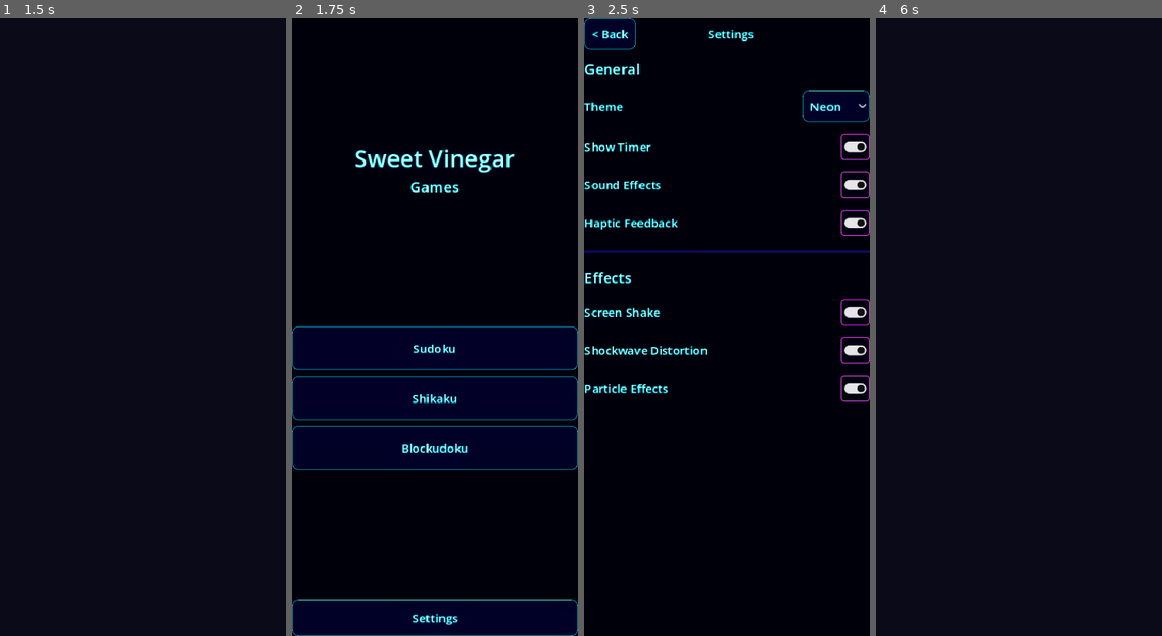
Above: before the commit, frames 1-4 (left to right).
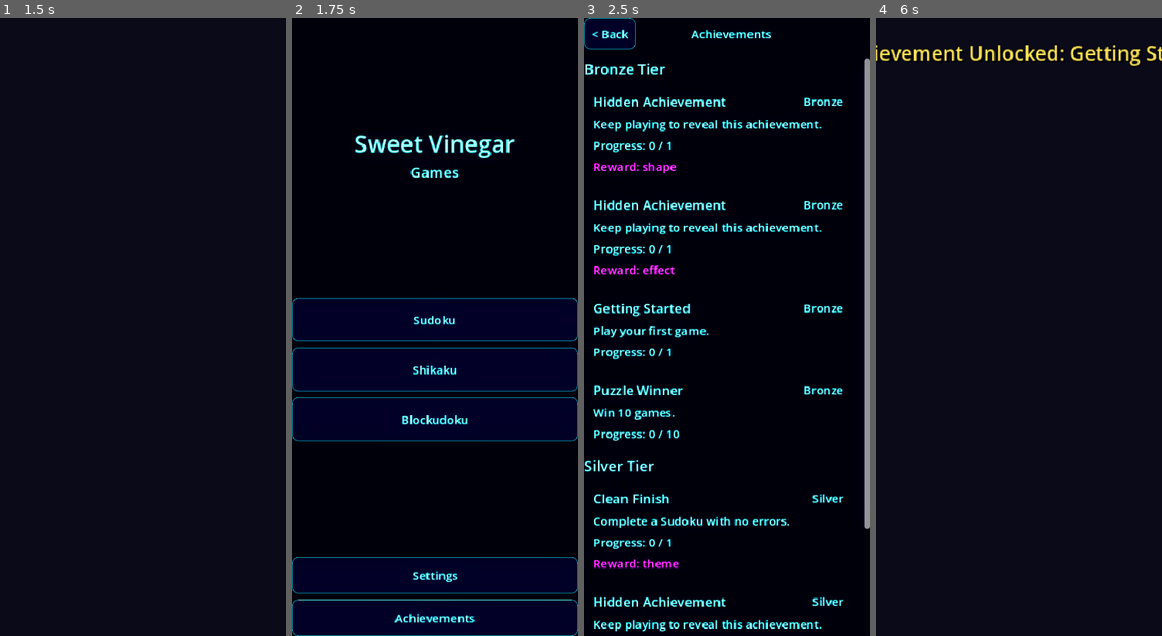
Above: after the commit, the same moments.

Repository: mchambers-mojang/sweet-vinegar-games
Game: Godot game, scene res://scenes/game.tscn
Same seed, same stepped clock (60 frames per second), same inputs: the game is played once before the commit and once after it. This scene is started directly instead of the project's main scene.
Inputs (mouse positions are in pixels of both pictures, inside the frame that each line leads up to):
- Up to frame 1 (1.5 s): click "< Back" at 0.5 s; click "< Back" at 1.25 s
- Up to frame 2 (1.75 s): no input
- Up to frame 3 (2.5 s): click (727, 617) at 2 s, where only the run after the commit has a clickable "Achievements"
- Up to frame 4 (6 s): click "< Back" at 2.75 s; click "Sudoku" at 3.5 s; click "New Game" at 4.25 s; click "New Game" at 5 s; click "Continue" at 5.75 s

Frame 1 is identical in both runs. In frame 2, 23% of the frame differs, in the area x 0-100%, y 18-99%; in frame 3, 13%; in frame 4, 1.2%.
Error in both runs: Out of bounds get index '0' (on base: 'Array[int]') (res://scripts/sudoku/sudoku_board.gd:90)

Commit message:
feat: add global achievement system with screen and event hooks

Diff:
--- a/project.godot
+++ b/project.godot
@@ -19,6 +19,7 @@
 
 SettingsManager="*res://scripts/autoload/settings_manager.gd"
 StatsManager="*res://scripts/autoload/stats_manager.gd"
+AchievementManager="*res://scripts/autoload/achievement_manager.gd"
 SaveManager="*res://scripts/autoload/save_manager.gd"
 ThemeManager="*res://scripts/autoload/theme_manager.gd"
 SoundManager="*res://scripts/autoload/sound_manager.gd"
--- /dev/null
+++ b/scenes/achievements.tscn
@@ -0,0 +1,58 @@
+[gd_scene load_steps=3 format=3]
+
+[ext_resource type="Script" path="res://scripts/achievements/achievements_screen.gd" id="1"]
+
+[sub_resource type="StyleBoxFlat" id="StyleBoxFlat_bg"]
+bg_color = Color(1, 1, 1, 1)
+
+[node name="AchievementsScreen" type="PanelContainer"]
+anchors_preset = 15
+anchor_right = 1.0
+anchor_bottom = 1.0
+grow_horizontal = 2
+grow_vertical = 2
+theme_override_styles/panel = SubResource("StyleBoxFlat_bg")
+script = ExtResource("1")
+
+[node name="MarginContainer" type="MarginContainer" parent="."]
+theme_override_constants/margin_left = 20
+theme_override_constants/margin_top = 40
+theme_override_constants/margin_right = 20
+theme_override_constants/margin_bottom = 20
+
+[node name="VBoxContainer" type="VBoxContainer" parent="MarginContainer"]
+layout_mode = 2
+theme_override_constants/separation = 12
+
+[node name="TopBar" type="HBoxContainer" parent="MarginContainer/VBoxContainer"]
+layout_mode = 2
+
+[node name="BackButton" type="Button" parent="MarginContainer/VBoxContainer/TopBar"]
+unique_name_in_owner = true
+layout_mode = 2
+text = "< Back"
+
+[node name="Title" type="Label" parent="MarginContainer/VBoxContainer/TopBar"]
+layout_mode = 2
+size_flags_horizontal = 3
+text = "Achievements"
+horizontal_alignment = 1
+
+[node name="Spacer" type="Control" parent="MarginContainer/VBoxContainer/TopBar"]
+layout_mode = 2
+custom_minimum_size = Vector2(60, 0)
+
+[node name="ScrollContainer" type="ScrollContainer" parent="MarginContainer/VBoxContainer"]
+layout_mode = 2
+size_flags_vertical = 3
+
+[node name="ScrollMargin" type="MarginContainer" parent="MarginContainer/VBoxContainer/ScrollContainer"]
+layout_mode = 2
+size_flags_horizontal = 3
+theme_override_constants/margin_right = 16
+
+[node name="AchievementsList" type="VBoxContainer" parent="MarginContainer/VBoxContainer/ScrollContainer/ScrollMargin"]
+unique_name_in_owner = true
+layout_mode = 2
+size_flags_horizontal = 3
+theme_override_constants/separation = 8
--- a/scenes/game_picker.tscn
+++ b/scenes/game_picker.tscn
@@ -79,3 +79,9 @@
 layout_mode = 2
 custom_minimum_size = Vector2(0, 50)
 text = "Settings"
+
+[node name="AchievementsButton" type="Button" parent="MarginContainer/VBoxContainer"]
+unique_name_in_owner = true
+layout_mode = 2
+custom_minimum_size = Vector2(0, 50)
+text = "Achievements"
--- /dev/null
+++ b/scripts/achievements/achievements_screen.gd
@@ -0,0 +1,107 @@
+extends Control
+
+@onready var back_button: Button = %BackButton
+@onready var achievements_list: VBoxContainer = %AchievementsList
+
+
+func _ready() -> void:
+    back_button.pressed.connect(func() -> void:
+        SceneTransition.transition_to("res://scenes/game_picker.tscn")
+    )
+    _build_ui()
+    _apply_theme()
+    ThemeManager.theme_changed.connect(func(_d: bool) -> void: _apply_theme())
+
+    var margin := get_node_or_null("MarginContainer") as MarginContainer
+    if margin:
+        SafeAreaManager.apply(margin)
+
+
+func _build_ui() -> void:
+    for child in achievements_list.get_children():
+        child.queue_free()
+
+    var all_achievements: Array[Dictionary] = AchievementManager.get_achievement_snapshot()
+    var last_tier := ""
+
+    for achievement in all_achievements:
+        var tier := str(achievement.get("tier", "Bronze"))
+        if tier != last_tier:
+            last_tier = tier
+            _add_tier_header(tier)
+
+        _add_achievement_row(achievement)
+
+
+func _add_tier_header(tier: String) -> void:
+    var header := Label.new()
+    header.text = "%s Tier" % tier
+    header.add_theme_font_size_override("font_size", 20)
+    header.add_theme_color_override("font_color", ThemeManager.get_color("text_given"))
+    achievements_list.add_child(header)
+
+
+func _add_achievement_row(achievement: Dictionary) -> void:
+    var is_visible := bool(achievement.get("is_visible", false))
+    var unlocked := bool(achievement.get("unlocked", false))
+    var title_text := str(achievement.get("title", "")) if is_visible else "Hidden Achievement"
+    var desc_text := str(achievement.get("description", "")) if is_visible else "Keep playing to reveal this achievement."
+    var current := int(achievement.get("current_value", 0))
+    var target := int(achievement.get("target_value", 1))
+
+    var panel := PanelContainer.new()
+    panel.custom_minimum_size = Vector2(0, 94)
+    achievements_list.add_child(panel)
+
+    var margin := MarginContainer.new()
+    margin.add_theme_constant_override("margin_left", 12)
+    margin.add_theme_constant_override("margin_top", 10)
+    margin.add_theme_constant_override("margin_right", 12)
+    margin.add_theme_constant_override("margin_bottom", 10)
+    panel.add_child(margin)
+
+    var content := VBoxContainer.new()
+    content.add_theme_constant_override("separation", 6)
+    margin.add_child(content)
+
+    var header_row := HBoxContainer.new()
+    content.add_child(header_row)
+
+    var title := Label.new()
+    title.text = title_text
+    title.size_flags_horizontal = Control.SIZE_EXPAND_FILL
+    title.add_theme_font_size_override("font_size", 18)
+    header_row.add_child(title)
+
+    var badge := Label.new()
+    badge.text = "Unlocked" if unlocked else str(achievement.get("tier", "Bronze"))
+    badge.horizontal_alignment = HORIZONTAL_ALIGNMENT_RIGHT
+    if unlocked:
+        badge.add_theme_color_override("font_color", Color(0.3, 0.9, 0.45))
+    header_row.add_child(badge)
+
+    var desc := Label.new()
+    desc.text = desc_text
+    desc.autowrap_mode = TextServer.AUTOWRAP_WORD_SMART
+    content.add_child(desc)
+
+    var progress := Label.new()
+    if unlocked:
+        progress.text = "Complete"
+    else:
+        progress.text = "Progress: %d / %d" % [current, target]
+    content.add_child(progress)
+
+    var reward_type := str(achievement.get("reward_type", ""))
+    var reward_id := str(achievement.get("reward_id", ""))
+    if reward_type != "":
+        var reward := Label.new()
+        reward.text = "Reward: %s%s" % [reward_type, (" (%s)" % reward_id) if reward_id != "" else ""]
+        reward.add_theme_color_override("font_color", ThemeManager.get_color("timer_text"))
+        content.add_child(reward)
+
+
+func _apply_theme() -> void:
+    var style := StyleBoxFlat.new()
+    style.bg_color = ThemeManager.get_color("background")
+    add_theme_stylebox_override("panel", style)
--- /dev/null
+++ b/scripts/autoload/achievement_manager.gd
@@ -0,0 +1,285 @@
+extends Node
+
+## Global achievement tracking with local persistence and event-driven updates.
+
+signal achievement_unlocked(achievement_id: String, definition: Dictionary)
+signal platform_unlock_requested(payload: Dictionary)
+
+const SAVE_PATH := "user://achievements.cfg"
+
+const TIER_ORDER := {"Bronze": 0, "Silver": 1, "Gold": 2}
+
+const ACHIEVEMENT_DEFINITIONS := {
+    "first_game": {
+        "id": "first_game",
+        "title": "Getting Started",
+        "description": "Play your first game.",
+        "tier": "Bronze",
+        "hidden": false,
+        "prerequisite_id": "",
+        "reward_type": "",
+        "reward_id": "",
+        "target_value": 1,
+    },
+    "win_10": {
+        "id": "win_10",
+        "title": "Puzzle Winner",
+        "description": "Win 10 games.",
+        "tier": "Bronze",
+        "hidden": false,
+        "prerequisite_id": "",
+        "reward_type": "",
+        "reward_id": "",
+        "target_value": 10,
+    },
+    "win_50": {
+        "id": "win_50",
+        "title": "Puzzle Veteran",
+        "description": "Win 50 games.",
+        "tier": "Silver",
+        "hidden": true,
+        "prerequisite_id": "win_10",
+        "reward_type": "",
+        "reward_id": "",
+        "target_value": 50,
+    },
+    "win_100": {
+        "id": "win_100",
+        "title": "Puzzle Legend",
+        "description": "Win 100 games.",
+        "tier": "Gold",
+        "hidden": true,
+        "prerequisite_id": "win_50",
+        "reward_type": "",
+        "reward_id": "",
+        "target_value": 100,
+    },
+    "blockudoku_clear_three": {
+        "id": "blockudoku_clear_three",
+        "title": "Triple Threat",
+        "description": "Clear 3 lines or boxes at once in Blockudoku.",
+        "tier": "Bronze",
+        "hidden": true,
+        "prerequisite_id": "",
+        "reward_type": "effect",
+        "reward_id": "",
+        "target_value": 1,
+    },
+    "sudoku_no_errors": {
+        "id": "sudoku_no_errors",
+        "title": "Clean Finish",
+        "description": "Complete a Sudoku with no errors.",
+        "tier": "Silver",
+        "hidden": false,
+        "prerequisite_id": "",
+        "reward_type": "theme",
+        "reward_id": "",
+        "target_value": 1,
+    },
+    "all_modes_session": {
+        "id": "all_modes_session",
+        "title": "Sampler Session",
+        "description": "Use all 3 game modes in one session.",
+        "tier": "Bronze",
+        "hidden": true,
+        "prerequisite_id": "",
+        "reward_type": "shape",
+        "reward_id": "",
+        "target_value": 1,
+    },
+}
+
+var _progress: Dictionary = {}
+var _session_modes: Dictionary = {}
+var _toast_layer: CanvasLayer
+
+
+func _ready() -> void:
+    _init_progress_defaults()
+    _load_progress()
+
+
+func track_game_started(mode: String) -> void:
+    _increment_progress("first_game", 1)
+    if mode != "":
+        _session_modes[mode] = true
+    if _session_modes.size() >= 3:
+        _increment_progress("all_modes_session", 1)
+    _save_progress()
+
+
+func track_game_won(mode: String, metadata: Dictionary = {}) -> void:
+    if mode == "":
+        return
+    _increment_progress("win_10", 1)
+    _increment_progress("win_50", 1)
+    _increment_progress("win_100", 1)
+    if mode == "sudoku" and int(metadata.get("strikes", 0)) == 0:
+        _increment_progress("sudoku_no_errors", 1)
+    _save_progress()
+
+
+func track_blockudoku_clear(clear_count: int) -> void:
+    if clear_count >= 3:
+        _increment_progress("blockudoku_clear_three", 1)
+        _save_progress()
+
+
+func get_achievement_snapshot() -> Array[Dictionary]:
+    var result: Array[Dictionary] = []
+    for id in ACHIEVEMENT_DEFINITIONS.keys():
+        var definition: Dictionary = ACHIEVEMENT_DEFINITIONS[id]
+        var progress_entry: Dictionary = _progress.get(id, {})
+        var is_visible := _is_visible(id)
+        result.append({
+            "id": id,
+            "title": definition.get("title", ""),
+            "description": definition.get("description", ""),
+            "tier": definition.get("tier", "Bronze"),
+            "hidden": definition.get("hidden", false),
+            "is_visible": is_visible,
+            "prerequisite_id": definition.get("prerequisite_id", ""),
+            "reward_type": definition.get("reward_type", ""),
+            "reward_id": definition.get("reward_id", ""),
+            "current_value": int(progress_entry.get("current_value", 0)),
+            "target_value": int(progress_entry.get("target_value", int(definition.get("target_value", 1)))),
+            "unlocked": bool(progress_entry.get("unlocked", false)),
+            "unlocked_at": int(progress_entry.get("unlocked_at", 0)),
+        })
+    result.sort_custom(func(a: Dictionary, b: Dictionary) -> bool:
+        var tier_a := TIER_ORDER.get(str(a.get("tier", "Bronze")), 0)
+        var tier_b := TIER_ORDER.get(str(b.get("tier", "Bronze")), 0)
+        if tier_a == tier_b:
+            return str(a.get("id", "")) < str(b.get("id", ""))
+        return tier_a < tier_b
+    )
+    return result
+
+
+func get_platform_unlock_payload(achievement_id: String) -> Dictionary:
+    if not ACHIEVEMENT_DEFINITIONS.has(achievement_id):
+        return {}
+    var definition: Dictionary = ACHIEVEMENT_DEFINITIONS[achievement_id]
+    var progress_entry: Dictionary = _progress.get(achievement_id, {})
+    if not bool(progress_entry.get("unlocked", false)):
+        return {}
+    return {
+        "id": achievement_id,
+        "title": definition.get("title", ""),
+        "tier": definition.get("tier", "Bronze"),
+        "reward_type": definition.get("reward_type", ""),
+        "reward_id": definition.get("reward_id", ""),
+        "target_value": int(definition.get("target_value", 1)),
+        "unlocked_at": int(progress_entry.get("unlocked_at", 0)),
+    }
+
+
+func _init_progress_defaults() -> void:
+    for id in ACHIEVEMENT_DEFINITIONS.keys():
+        var definition: Dictionary = ACHIEVEMENT_DEFINITIONS[id]
+        _progress[id] = {
+            "achievement_id": id,
+            "current_value": 0,
+            "target_value": int(definition.get("target_value", 1)),
+            "unlocked": false,
+            "unlocked_at": 0,
+        }
+
+
+func _increment_progress(achievement_id: String, amount: int) -> void:
+    if not _progress.has(achievement_id):
+        return
+    var entry: Dictionary = _progress[achievement_id]
+    if bool(entry.get("unlocked", false)):
+        return
+    var target := int(entry.get("target_value", 1))
+    entry["current_value"] = min(int(entry.get("current_value", 0)) + amount, target)
+    if int(entry["current_value"]) >= target:
+        _unlock_achievement(achievement_id, entry)
+    _progress[achievement_id] = entry
+
+
+func _unlock_achievement(achievement_id: String, entry: Dictionary) -> void:
+    entry["unlocked"] = true
+    entry["unlocked_at"] = Time.get_unix_time_from_system()
+    _progress[achievement_id] = entry
+    var definition: Dictionary = ACHIEVEMENT_DEFINITIONS.get(achievement_id, {})
+    achievement_unlocked.emit(achievement_id, definition)
+    platform_unlock_requested.emit(get_platform_unlock_payload(achievement_id))
+    _show_toast(definition)
+
+
+func _is_visible(achievement_id: String) -> bool:
+    var definition: Dictionary = ACHIEVEMENT_DEFINITIONS.get(achievement_id, {})
+    if not bool(definition.get("hidden", false)):
+        return true
+    if bool(_progress.get(achievement_id, {}).get("unlocked", false)):
+        return true
+    var prereq := str(definition.get("prerequisite_id", ""))
+    if prereq == "":
+        return false
+    return bool(_progress.get(prereq, {}).get("unlocked", false))
+
+
+func _save_progress() -> void:
+    var config := ConfigFile.new()
+    for id in _progress.keys():
+        var entry: Dictionary = _progress[id]
+        config.set_value(id, "current_value", int(entry.get("current_value", 0)))
+        config.set_value(id, "target_value", int(entry.get("target_value", 1)))
+        config.set_value(id, "unlocked", bool(entry.get("unlocked", false)))
+        config.set_value(id, "unlocked_at", int(entry.get("unlocked_at", 0)))
+    config.save(SAVE_PATH)
+
+
+func _load_progress() -> void:
+    var config := ConfigFile.new()
+    if config.load(SAVE_PATH) != OK:
+        return
+    for id in ACHIEVEMENT_DEFINITIONS.keys():
+        var target := int(ACHIEVEMENT_DEFINITIONS[id].get("target_value", 1))
+        var current := int(config.get_value(id, "current_value", 0))
+        _progress[id] = {
+            "achievement_id": id,
+            "current_value": clampi(current, 0, target),
+            "target_value": target,
+            "unlocked": bool(config.get_value(id, "unlocked", false)),
+            "unlocked_at": int(config.get_value(id, "unlocked_at", 0)),
+        }
+
+
+func _show_toast(definition: Dictionary) -> void:
+    if definition.is_empty():
+        return
+    var root := get_tree().root
+    if root == null:
+        return
+    if _toast_layer == null or not is_instance_valid(_toast_layer):
+        _toast_layer = CanvasLayer.new()
+        _toast_layer.layer = 120
+        _toast_layer.name = "AchievementToastLayer"
+        root.add_child(_toast_layer)
+
+    var label := Label.new()
+    label.text = "Achievement Unlocked: %s" % str(definition.get("title", ""))
+    label.horizontal_alignment = HORIZONTAL_ALIGNMENT_CENTER
+    label.vertical_alignment = VERTICAL_ALIGNMENT_CENTER
+    label.custom_minimum_size = Vector2(420, 48)
+    label.position = Vector2((root.size.x - label.custom_minimum_size.x) * 0.5, 24)
+    label.add_theme_font_size_override("font_size", 24)
+    label.add_theme_color_override("font_color", Color(1.0, 0.9, 0.35))
+    label.add_theme_constant_override("outline_size", 5)
+    label.add_theme_color_override("font_outline_color", Color(0, 0, 0, 0.9))
+    label.add_theme_constant_override("shadow_offset_x", 2)
+    label.add_theme_constant_override("shadow_offset_y", 2)
+    label.add_theme_color_override("font_shadow_color", Color(0, 0, 0, 0.6))
+    label.pivot_offset = label.custom_minimum_size / 2.0
+    label.scale = Vector2(1.2, 1.2)
+    _toast_layer.add_child(label)
+
+    var tween := create_tween()
+    tween.set_parallel(true)
+    tween.tween_property(label, "scale", Vector2(1.0, 1.0), 0.2).set_ease(Tween.EASE_OUT).set_trans(Tween.TRANS_BACK)
+    tween.tween_property(label, "position:y", label.position.y + 18.0, 1.2).set_ease(Tween.EASE_OUT).set_trans(Tween.TRANS_SINE)
+    tween.tween_property(label, "modulate:a", 0.0, 0.45).set_delay(0.8).set_ease(Tween.EASE_IN).set_trans(Tween.TRANS_QUAD)
+    tween.chain().tween_callback(label.queue_free)
--- a/scripts/blockudoku/blockudoku_game_screen.gd
+++ b/scripts/blockudoku/blockudoku_game_screen.gd
@@ -66,6 +66,7 @@
 	_deal_new_blocks()
 	_update_score_display()
 	BlockudokuStatsManager.record_game_started()
+	AchievementManager.track_game_started("blockudoku")
 	_save_current_state()
 
 
@@ -90,6 +91,7 @@
 	blocks_placed_this_set = data.get("blocks_placed_this_set", 0)
 	_build_tray()
 	_update_score_display()
+	AchievementManager.track_game_started("blockudoku")
 
 
 func _process(delta: float) -> void:
@@ -292,6 +294,7 @@
 			var clear_score := (lines + boxes) * 18 + cleared + combo_bonus
 			score += clear_score
 			BlockudokuStatsManager.record_clears(lines + boxes)
+			AchievementManager.track_blockudoku_clear(lines + boxes)
 			SoundManager.play_win()
 			HapticManager.vibrate_medium()
 
--- a/scripts/game_picker.gd
+++ b/scripts/game_picker.gd
@@ -8,6 +8,7 @@
 @onready var shikaku_button: Button = %ShikakuButton
 @onready var blockudoku_button: Button = %BlockudokuButton
 @onready var settings_button: Button = %SettingsButton
+@onready var achievements_button: Button = %AchievementsButton
 
 
 func _ready() -> void:
@@ -25,6 +26,9 @@
 		SettingsScreen.return_scene = "res://scenes/game_picker.tscn"
 		SceneTransition.transition_to("res://scenes/settings.tscn")
 	)
+	achievements_button.pressed.connect(func() -> void:
+		SceneTransition.transition_to("res://scenes/achievements.tscn")
+	)
 	_apply_theme()
 	ThemeManager.theme_changed.connect(func(_d: bool) -> void: _apply_theme())
 
--- a/scripts/shikaku/shikaku_game_screen.gd
+++ b/scripts/shikaku/shikaku_game_screen.gd
@@ -74,6 +74,7 @@
 	undo_stack.clear()
 	redo_stack.clear()
 	ShikakuStatsManager.record_game_started(w)
+	AchievementManager.track_game_started("shikaku")
 	_update_button_states()
 	_save_current_state()
 
@@ -99,6 +100,7 @@
 	is_completed = false
 	size_label.text = SIZE_NAMES.get(grid_width, "%dx%d" % [grid_width, grid_height])
 	_update_button_states()
+	AchievementManager.track_game_started("shikaku")
 
 
 func _process(delta: float) -> void:
@@ -263,6 +265,7 @@
 func _handle_win() -> void:
 	is_completed = true
 	ShikakuStatsManager.record_game_completed(grid_width, elapsed_time)
+	AchievementManager.track_game_won("shikaku")
 	ShikakuSaveManager.clear_save()
 	SoundManager.play_win()
 	HapticManager.vibrate_success()
--- a/scripts/sudoku/sudoku_game_screen.gd
+++ b/scripts/sudoku/sudoku_game_screen.gd
@@ -142,6 +142,7 @@
 	_update_number_completion()
 
 	StatsManager.record_game_started(difficulty)
+	AchievementManager.track_game_started("sudoku")
 	_save_current_state()
 
 
@@ -172,6 +173,7 @@
 	if is_failed and _is_board_locked():
 		# Re-show the fail dialog for failed saves so players can choose Continue/Menu.
 		call_deferred("_show_fail_dialog")
+	AchievementManager.track_game_started("sudoku")
 
 
 func _process(delta: float) -> void:
@@ -636,6 +638,8 @@
 	is_completed = true
 	var won := not is_failed
 	StatsManager.record_game_completed(difficulty, elapsed_time, SettingsManager.error_mode == "strict", won)
+	if won:
+		AchievementManager.track_game_won("sudoku", {"strikes": strikes})
 	SaveManager.clear_save()
 	_play_win_celebration()
 
